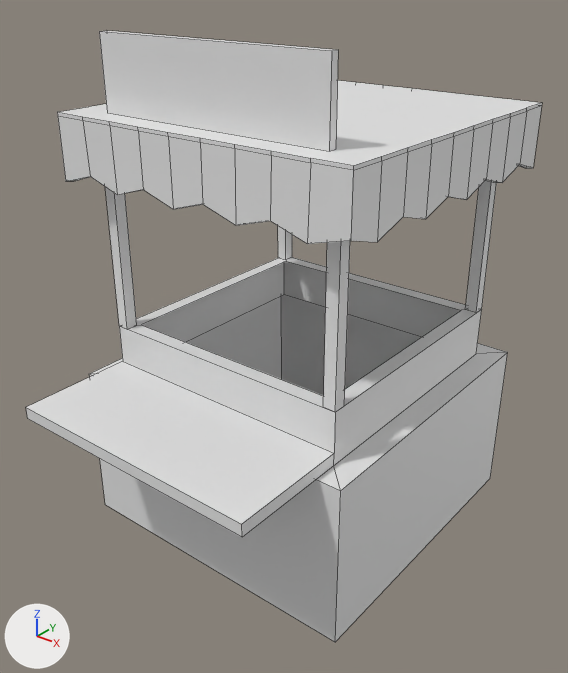
Renders of the FBX model Assets/foodStall.fbx from each side of a commit.
Before and after are seen from a camera (50 mm lens) standing at (6.36, -8.43, 6.74) and looking at (0.2, -0.74, 1.97). Lighting does not change. The marker at lower left points along +X, +Y and +Z. Mesh edges are drawn as thin lines. Where no turn or scale is listed for an object, it has been applied to the vertices.

Names of what the first picture shows: 'Base'.
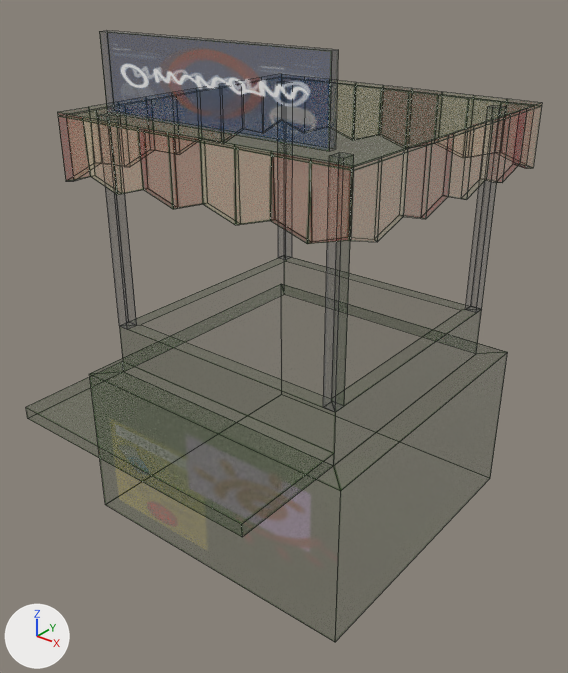
Boxes [x1, y1, x2, y2] around the edits, measured in the pictures (568 x 673 px):
'Base', recoloured
    both: [26, 31, 542, 642]

Edits to the bpy script that builds the scene:
```text
Add img_stalltexact_png:
    img_stalltexact_png = load_image('Stalltexact.png', 'Stalltexact.png', 1024, 1024, 'sRGB')
Add mat_material:
    mat_material = principled_material('Material')
    mat_material.texture = img_stalltexact_png  # with its transparency
Change me_cube_001:
    where me_cube_001.from_pydata(...)  # 250 vertices, 198 faces; spans x -2.25..2.25, y -3.56..2.25, z -1.19..5.91
    add me_cube_001.materials.append(mat_material)  # picture img_stalltexact_png
```
